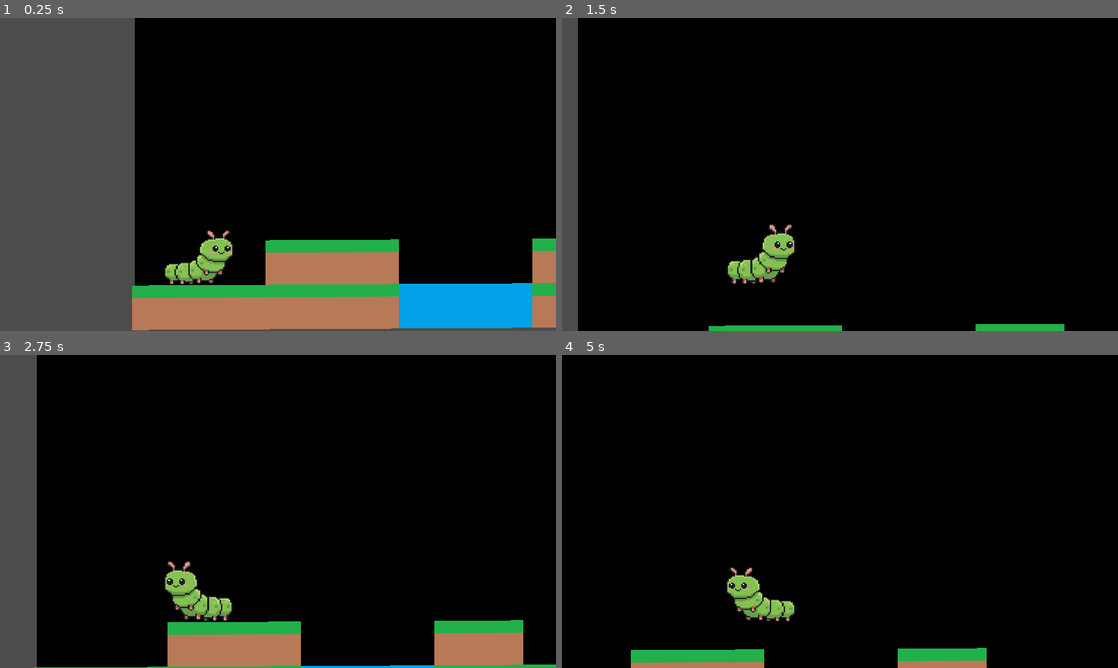
Above: before the commit, frames 1-4 (two rows, left to right).
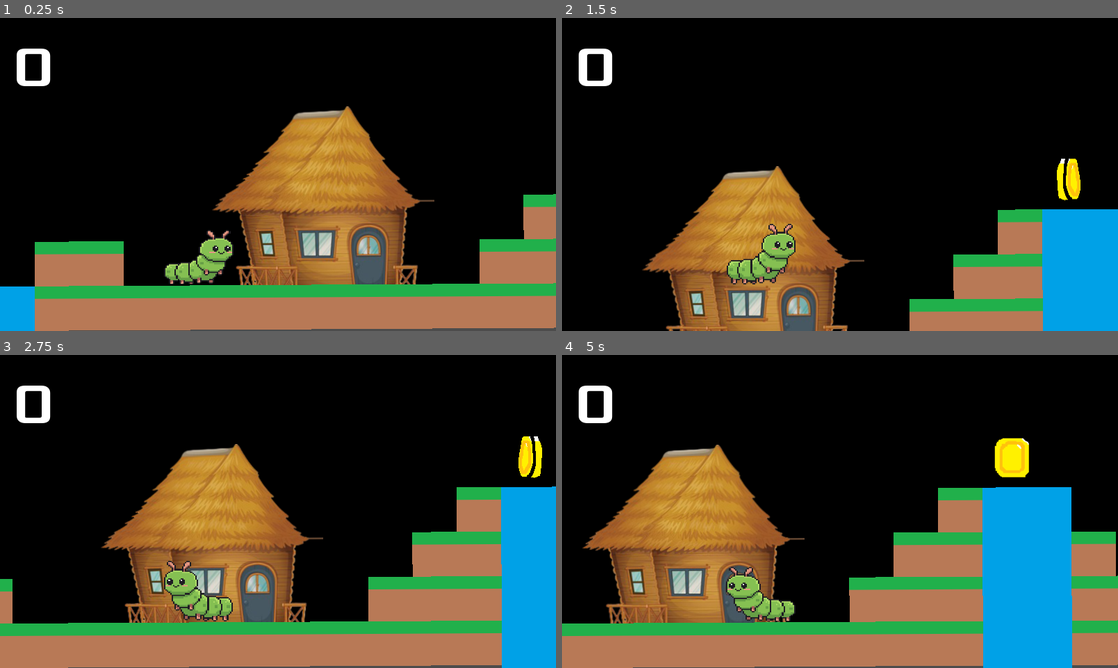
Above: after the commit, the same moments.

Repository: tatarskisamurai/mario_runner
Game: Godot game, scene res://Main.tscn
Same seed, same stepped clock (60 frames per second), same inputs: the game is played once before the commit and once after it.
Inputs:
- Up to frame 1 (0.25 s): no input
- Up to frame 2 (1.5 s): hold Right (ui_right) from 0.53 s (still down); tap Up (ui_up) at 0.77 s
- Up to frame 3 (2.75 s): tap Up (ui_up) at 1.52 s; release Right (ui_right) at 2.03 s; hold Left (ui_left) from 2.03 s (still down)
- Up to frame 4 (5 s): release Left (ui_left) at 2.78 s; hold Right (ui_right) 2.78-4.28 s; tap Up (ui_up) at 3.02, 3.77, 4.52 s; hold Left (ui_left) from 4.28 s (still down)

The runs differ from the first frame. In frame 1, 44% of the frame differs, in the area x 0-100%, y 0-100%; in frame 2, 27%; in frame 3, 40%; in frame 4, 45%, in the area x 0-100%, y 9-100%.

Commit message:
add money get

Diff:
--- /dev/null
+++ b/Coin.gd
@@ -0,0 +1,9 @@
+extends Node2D
+
+signal collected
+
+
+func _on_CoinArea_body_entered(body):
+	if body.name == 'Player':
+		queue_free()
+		emit_signal("collected")
--- /dev/null
+++ b/Globals.gd
@@ -0,0 +1 @@
+extends Node
--- /dev/null
+++ b/Label.gd
@@ -0,0 +1,10 @@
+extends Label
+
+var coins = 0
+
+func _process(delta):
+	text = str(coins)
+
+func _on_Coin_collected():
+	coins += 1
+	print('1')
--- a/Main.tscn
+++ b/Main.tscn
@@ -1,10 +1,22 @@
-[gd_scene load_steps=11 format=2]
+[gd_scene load_steps=26 format=2]
 
 [ext_resource path="res://arts/earth.png" type="Texture" id=1]
 [ext_resource path="res://arts/water.png" type="Texture" id=2]
 [ext_resource path="res://arts/pixilart-drawing.png" type="Texture" id=3]
 [ext_resource path="res://Player.gd" type="Script" id=4]
 [ext_resource path="res://arts/pixilart-drawing (1).png" type="Texture" id=5]
+[ext_resource path="res://arts/pngwing.com.png" type="Texture" id=6]
+[ext_resource path="res://Coin.gd" type="Script" id=7]
+[ext_resource path="res://fonts/Xolonium-Regular.ttf" type="DynamicFontData" id=8]
+[ext_resource path="res://Label.gd" type="Script" id=9]
+[ext_resource path="res://arts/money/pixil-frame-1.png" type="Texture" id=10]
+[ext_resource path="res://arts/money/pixil-frame-3.png" type="Texture" id=11]
+[ext_resource path="res://arts/money/pixil-frame-5.png" type="Texture" id=12]
+[ext_resource path="res://arts/money/pixil-frame-7.png" type="Texture" id=13]
+[ext_resource path="res://arts/money/pixil-frame-0.png" type="Texture" id=14]
+[ext_resource path="res://arts/money/pixil-frame-4.png" type="Texture" id=15]
+[ext_resource path="res://arts/money/pixil-frame-2.png" type="Texture" id=16]
+[ext_resource path="res://arts/money/pixil-frame-6.png" type="Texture" id=17]
 
 [sub_resource type="ConvexPolygonShape2D" id=1]
 points = PoolVector2Array( 64, 64, 0, 64, 0, 0, 64, 0 )
@@ -55,6 +67,31 @@
 "shape_transform": Transform2D( 1, 0, 0, 1, 0, 0 )
 } ]
 1/z_index = 0
+2/name = "pngwing.com.png 2"
+2/texture = ExtResource( 6 )
+2/tex_offset = Vector2( 0, 0 )
+2/modulate = Color( 1, 1, 1, 1 )
+2/region = Rect2( 0, 0, 320, 256 )
+2/tile_mode = 0
+2/occluder_offset = Vector2( 0, 0 )
+2/navigation_offset = Vector2( 0, 0 )
+2/shape_offset = Vector2( 0, 0 )
+2/shape_transform = Transform2D( 1, 0, 0, 1, 0, 0 )
+2/shape_one_way = false
+2/shape_one_way_margin = 0.0
+2/shapes = [  ]
+2/z_index = 0
+
+[sub_resource type="CircleShape2D" id=8]
+radius = 33.2415
+
+[sub_resource type="SpriteFrames" id=9]
+animations = [ {
+"frames": [ ExtResource( 14 ), ExtResource( 10 ), ExtResource( 16 ), ExtResource( 11 ), ExtResource( 15 ), ExtResource( 12 ), ExtResource( 17 ), ExtResource( 13 ) ],
+"loop": true,
+"name": "default",
+"speed": 8.0
+} ]
 
 [sub_resource type="SpriteFrames" id=5]
 animations = [ {
@@ -64,8 +101,13 @@
 "speed": 2.0
 } ]
 
-[sub_resource type="CircleShape2D" id=4]
-radius = 57.0088
+[sub_resource type="CapsuleShape2D" id=7]
+radius = 43.8483
+height = 32.2624
+
+[sub_resource type="DynamicFont" id=10]
+size = 80
+font_data = ExtResource( 8 )
 
 [node name="Main" type="Node"]
 
@@ -79,11 +121,26 @@
 position = Vector2( -7, 1 )
 rotation = -0.00574027
 tile_set = SubResource( 3 )
+show_collision = true
 format = 1
-tile_data = PoolIntArray( 327701, 0, 0, 327702, 1, 0, 327703, 1, 0 …(646 unchanged characters)…
+tile_data = PoolIntArray( 262157, 2, 0, 327701, 0, 0, 327702, 1, 0, 327703, 1, 0 …(646 unchanged characters)…
+
+[node name="Coin" type="Node2D" parent="."]
+position = Vector2( 0, 28 )
+script = ExtResource( 7 )
+
+[node name="CoinArea" type="Area2D" parent="Coin"]
+position = Vector2( 1443, 242 )
+
+[node name="CollisionShape2D" type="CollisionShape2D" parent="Coin/CoinArea"]
+shape = SubResource( 8 )
+
+[node name="AnimatedSprite" type="AnimatedSprite" parent="Coin/CoinArea"]
+frames = SubResource( 9 )
+playing = true
 
 [node name="Player" type="KinematicBody2D" parent="."]
-position = Vector2( 92, 415 )
+position = Vector2( 808, 423 )
 script = ExtResource( 4 )
 __meta__ = {
 "_edit_group_": true
@@ -101,5 +158,26 @@
 playing = true
 
 [node name="CollisionShape2D" type="CollisionShape2D" parent="Player"]
-position = Vector2( 0, 31 )
-shape = SubResource( 4 )
+position = Vector2( -9, 44 )
+rotation = 1.53065
+shape = SubResource( 7 )
+
+[node name="Label" type="Label" parent="Player"]
+anchor_right = 0.275
+margin_left = -267.0
+margin_top = -274.0
+margin_right = -41.0
+margin_bottom = -159.0
+custom_colors/font_color = Color( 1, 1, 1, 1 )
+custom_colors/font_outline_modulate = Color( 1, 1, 1, 1 )
+custom_colors/font_color_shadow = Color( 1, 1, 1, 1 )
+custom_fonts/font = SubResource( 10 )
+text = "0"
+autowrap = true
+clip_text = true
+uppercase = true
+percent_visible = -1.0
+script = ExtResource( 9 )
+
+[connection signal="collected" from="Coin" to="Player/Label" method="_on_Coin_collected"]
+[connection signal="body_entered" from="Coin/CoinArea" to="Coin" method="_on_CoinArea_body_entered"]
--- a/Player.gd
+++ b/Player.gd
@@ -10,6 +10,8 @@
 
 # Ссылка на спрайт
 onready var sprite = $AnimatedSprite  # Убедись, что имя узла — "Sprite"
+
+
 
 func _physics_process(delta):
 	# Применяем гравитацию
--- a/project.godot
+++ b/project.godot
@@ -13,6 +13,10 @@
 config/name="MarioRunner"
 run/main_scene="res://Main.tscn"
 config/icon="res://icon.png"
+
+[autoload]
+
+Globals="*res://Globals.gd"
 
 [display]
 
Binary file added: arts/money/pixil-frame-0.png
Not shown, added: arts/money/pixil-frame-0.png.import
Binary file added: arts/money/pixil-frame-1.png
Not shown, added: arts/money/pixil-frame-1.png.import
Binary file added: arts/money/pixil-frame-2.png
Not shown, added: arts/money/pixil-frame-2.png.import
Binary file added: arts/money/pixil-frame-3.png
Not shown, added: arts/money/pixil-frame-3.png.import
Binary file added: arts/money/pixil-frame-4.png
Not shown, added: arts/money/pixil-frame-4.png.import
Binary file added: arts/money/pixil-frame-5.png
Not shown, added: arts/money/pixil-frame-5.png.import
(and 10 more such lines)
